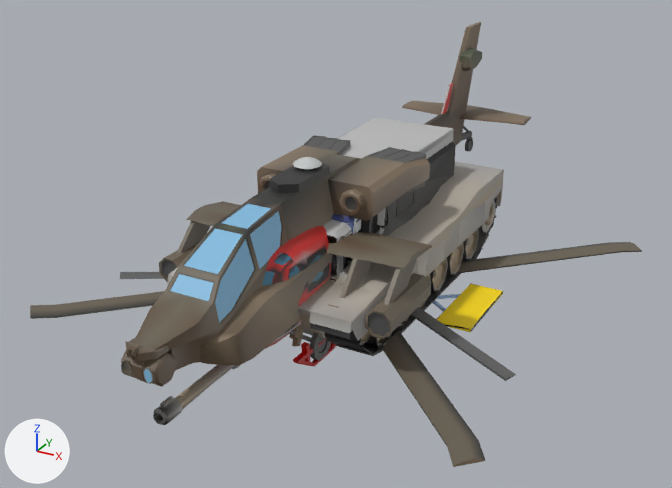
Before and after pictures for a commit that changed the glTF model games/260-neon-nightcity/blender/out/traffic.glb.
Rendered twice from a 50 mm camera at (8.63, -16.56, 9.04) aimed at (-0.16, -0.6, 1.05). The lights are fixed; the arrows at lower left show +X, +Y and +Z. The first picture is the older version. Where no turn or scale is listed for an object, it has been applied to the vertices.

In view in the first picture: 'gunship', 'gunship_rotor', 'heli', 'heli_rotor', 'lct', 'lct_far', 'md84', 'md84_far', 'spike', 'tank', 'tank_far', 'tank_turret' and 5 more.
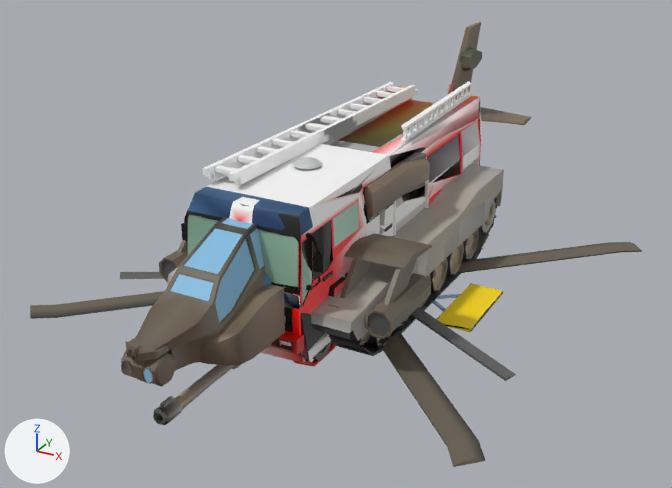
Edits to the scene script, one JSON object a line:
```json
{"op": "add", "block": "me_firetruck_far", "code": ["me_firetruck_far = bpy.data.meshes.new('firetruck_far')", "me_firetruck_far.from_pydata(...)  # 260 vertices, 687 faces; spans x -1.32..1.32, y -4.58..4.58, z -1.64..1.64", "me_firetruck_far.materials.append(mat_defaultmaterial_049)"]}
{"op": "add", "block": "me_firetruck", "code": ["me_firetruck = bpy.data.meshes.new('firetruck')", "me_firetruck.from_pydata(...)  # 2668 vertices, 4797 faces; spans x -1.5..1.5, y -4.6..4.6, z -1.81..1.81", "me_firetruck.materials.append(mat_defaultmaterial_048)"]}
{"op": "add", "block": "ob_firetruck_far", "code": ["ob_firetruck_far = bpy.data.objects.new('firetruck_far', me_firetruck_far)", "ob_firetruck_far.location = (0.0, 0.02, 1.64)"]}
{"op": "add", "block": "ob_firetruck", "code": ["ob_firetruck = bpy.data.objects.new('firetruck', me_firetruck)", "ob_firetruck.location = (0.0, 0.0, 1.81)"]}
```

Boxes [x1, y1, x2, y2] around the edits, measured in the pictures (672 x 488 px):
```json
{"object": "firetruck", "change": "added", "after": [181, 82, 482, 363]}
{"object": "firetruck_far", "change": "added", "after": [203, 97, 481, 360], "on screen": "mostly hidden"}
{"object": "heli", "change": "unchanged, covered by the edit", "before": [262, 83, 453, 367], "after": [262, 83, 453, 367]}
{"object": "lct_far", "change": "unchanged, covered by the edit", "before": [331, 118, 453, 271]}
{"object": "md84", "change": "unchanged, covered by the edit", "before": [331, 141, 456, 281], "after": [340, 208, 385, 278]}
```
